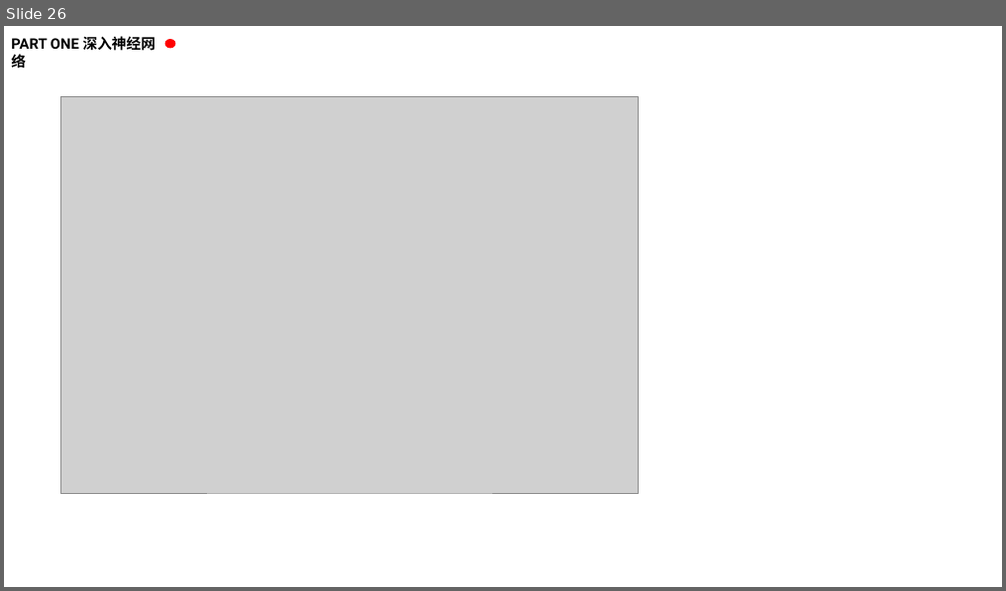
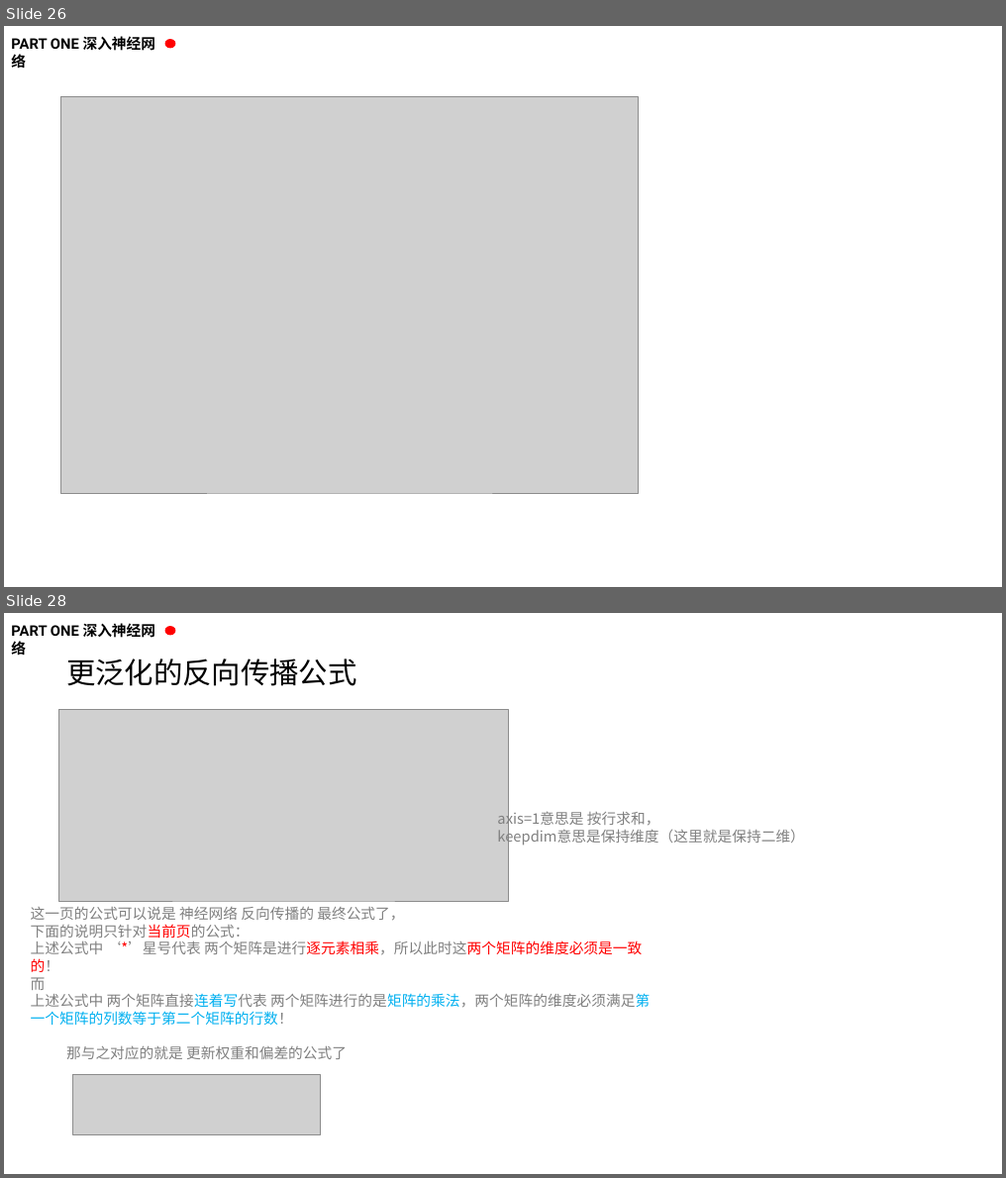
Before and after one commit to kaixinbaba/rlshare, a slide deck: 机器学习分享-神经网络.pptx. Shown one above the other, each under a label of ours: slide 26 before the commit, slides 26 and 28 after it; the slides between them are not shown. The pictures are 1006x591 and 1006x1178 pixels, drawn with LibreOffice and Linux fonts; fonts in the diff are those of the drawing; grey boxes stand for pictures; background and template pictures are left out. Boxes give left, top, right and bottom in pixels: in the first picture for what was removed or moved away, otherwise in the second. Text is boxed around its words. In the diff, an @@ line names an element or a change of style, - is before the commit and + after.

```diff
--- a/机器学习分享-神经网络.pptx
+++ b/机器学习分享-神经网络.pptx
@@ slide 28 added at bbox=[4, 613, 1002, 1174], background #FFFFFF @@
@@ text added at bbox=[11, 623, 156, 658], 14 pt, text #000000, bold @@
+PART ONE 深入神经网络
@@ ellipse added at bbox=[165, 626, 175, 635], fill #FF0000 @@
@@ text added at bbox=[66, 659, 357, 686], 28 pt, text #000000 @@
+更泛化的反向传播公式
@@ picture added at bbox=[59, 710, 509, 901] @@
@@ text added at bbox=[497, 810, 804, 846], 14 pt, text #808080 @@
+axis=1意思是 按行求和，
+keepdim意思是保持维度（这里就是保持二维）
@@ text added at bbox=[31, 906, 649, 1025], 14 pt, text #808080 @@
+这一页的公式可以说是 神经网络 反向传播的 最终公式了，
+下面的说明只针对当前页的公式：
+上述公式中 ‘*’星号代表 两个矩阵是进行逐元素相乘，所以此时这两个矩阵的维度必须是一致的！
+而
+上述公式中 两个矩阵直接连着写代表 两个矩阵进行的是矩阵的乘法，两个矩阵的维度必须满足第一个矩阵的列数等于第二个矩阵的行数！
@@ text added at bbox=[66, 1047, 347, 1059], 14 pt, text #808080 @@
+那与之对应的就是 更新权重和偏差的公式了
@@ picture added at bbox=[73, 1075, 321, 1136] @@
```
Also in this commit, not shown: 5 slides changed, 6 other slides added.
